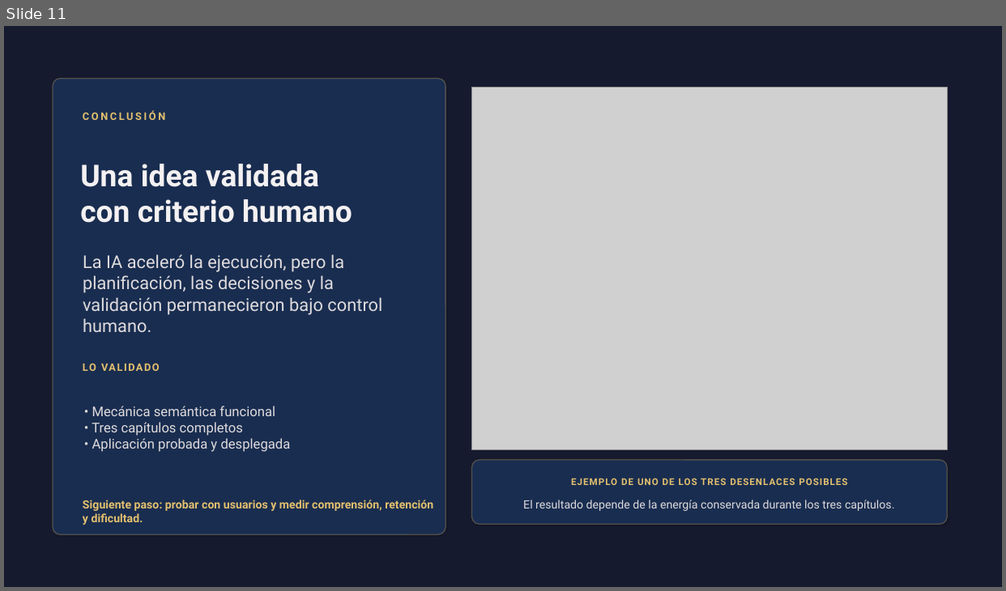
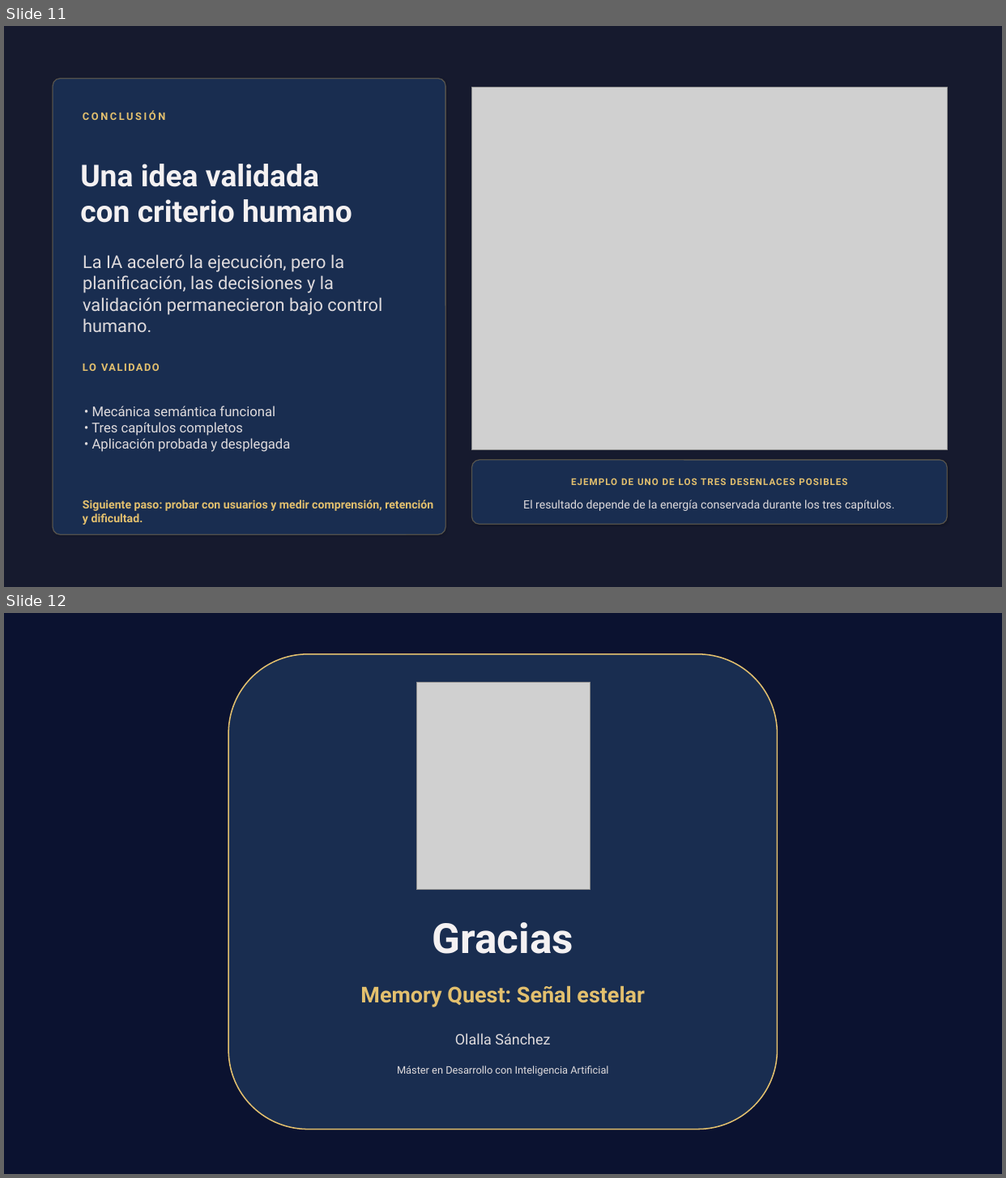
Before and after one commit to otorios/TFM-BigSchool-Master-en-desarrollo-con-IA-E.III, a slide deck: presentacion/memory-quest-defensa-tfm-olalla-sanchez.pptx. Shown one above the other, each under a label of ours: slide 11 before the commit, slides 11 and 12 after it. The pictures are 1006x591 and 1006x1178 pixels, drawn with LibreOffice and Linux fonts; fonts in the diff are those of the drawing; grey boxes stand for pictures; background and template pictures are left out; a plain dark background stands for a picture behind light text. Boxes give left, top, right and bottom in pixels: in the first picture for what was removed or moved away, otherwise in the second. Text is boxed around its words. In the diff, an @@ line names an element or a change of style, - is before the commit and + after.

```diff
--- a/presentacion/memory-quest-defensa-tfm-olalla-sanchez.pptx
+++ b/presentacion/memory-quest-defensa-tfm-olalla-sanchez.pptx
@@ slide 12 added at [4,613,1002,1174], background picture (left out) @@
@@ rectangle added at [4,613,1002,1174], fill #0B1230 @@
@@ rounded rectangle added at [228,654,778,1130], fill #192D50, outline #E3C06E 1.2 pt @@
@@ picture added at [416,682,590,890] @@
@@ text added at [432,922,573,954], 40 pt, text #F4F1F2, bold @@
+Gracias
@@ text added at [360,986,645,1007], 21 pt, text #E3C06E, bold @@
+Memory Quest: Señal estelar
@@ text added at [455,1033,550,1045], 14 pt, text #DFDBDD @@
+Olalla Sánchez
@@ text added at [397,1066,608,1076], 10 pt, text #DFDBDD @@
+Máster en Desarrollo con Inteligencia Artificial
```
Also in this commit, not shown: 1 slide changed, 1 other file.
